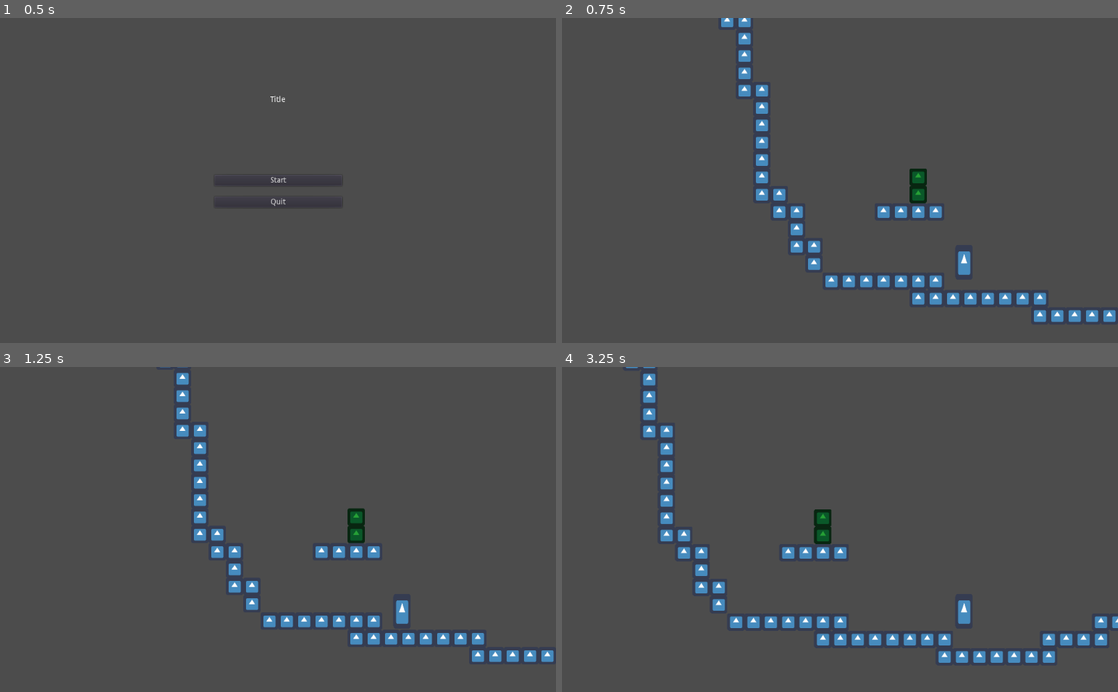
Above: before the commit, frames 1-4 (two rows, left to right).
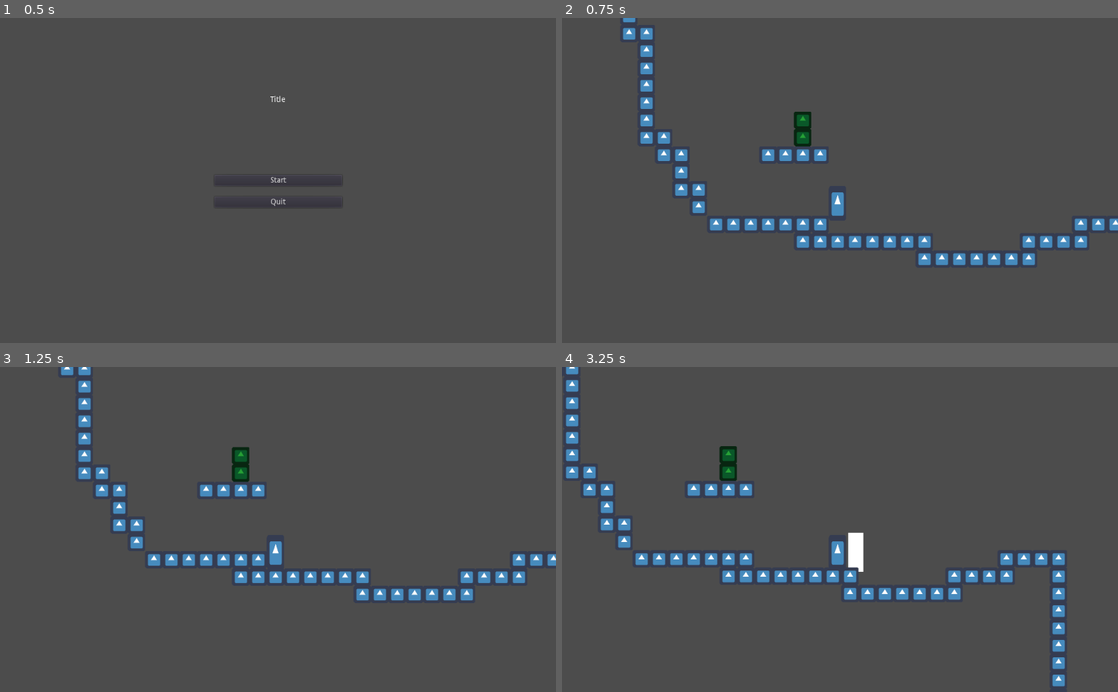
Above: after the commit, the same moments.

Repository: JacobMundy/06-Final-Project
Game: Godot game, scene res://Main Menu.tscn .tscn
Two runs of this game, one before a commit and one after it. Both use one fixed random seed, a clock stepped at 60 frames per second and the inputs below. The engine's default icon, where the game draws it, is replaced by a stand-in: a white triangle on a blue panel in a dark square.
Inputs:
- Up to frame 1 (0.5 s): no input
- Up to frame 2 (0.75 s): click "Start" at 0.5 s
- Up to frame 3 (1.25 s): no input
- Up to frame 4 (3.25 s): tap Enter at 1.25 s; hold W (Jump) 1.28-2.03 s; hold D (Right) 1.28-2.78 s; tap J (Attack, bound only after the commit) at 1.35, 2.3, 2.85 s; tap W (Jump) at 2.1, 2.27, 2.57 s; hold A (Left) from 2.78 s (still down); hold W (Jump) from 2.78 s (still down)

Frame 1 is identical in both runs. In frame 2, 8.6% of the frame differs, in the area x 10-100%, y 0-94%; in frame 3, 8.4%; in frame 4, 10%, in the area x 0-100%, y 0-99%.

Commit message:
Working attack

Diff:
--- a/Game/Levels/Level_1.tscn
+++ b/Game/Levels/Level_1.tscn
@@ -32,10 +32,10 @@
 [node name="Game" type="Node2D"]
 
 [node name="Player2" parent="." instance=ExtResource( 2 )]
-position = Vector2( 41, -82 )
+position = Vector2( 0, -100 )
 
 [node name="Camera2D" type="Camera2D" parent="Player2"]
-position = Vector2( -41, 82 )
+position = Vector2( 425, 300 )
 current = true
 zoom = Vector2( 2, 2 )
 
--- a/Game/Player/Player.gd
+++ b/Game/Player/Player.gd
@@ -5,34 +5,41 @@
 var direction = 1
 
 var max_move = 4
-
+var max_attack = 3
 var current_state = "idle"
 
-var idle
-var running
 var jump_force = 20
 var max_jump = 20
-var jump = 1
-var double_jump
+var jump_num = 1
 var velocity = Vector2.ZERO
+
+var attack_num = 0
+var current_attack = 0
+var currently_attacking = false
+var attack_direction = 0
+var attack_cool = 0
 
 func _ready():
 	pass
 
-func _physics_process(delta):
+func _process(_delta):
+	if is_on_floor() == true:
+		jump_num = 0
+		velocity.y = clamp(velocity.y,-max_jump,0)
+	velocity.x = clamp(velocity.x,-max_move,max_move)
+	if touching_celling():
+		velocity.y = clamp(velocity.y, 0, jump_force)
+	if touching_wall():
+		if touching_wall_left():
+			velocity.x = clamp(velocity.x,0,max_move)
+		if touching_wall_right():
+			velocity.x = clamp(velocity.x,-max_move,0)
 	position.x += velocity.x
-	position.y += clamp(velocity.y,-max_jump,max_jump)
-	var down = is_on_floor()
-	var wall = touching_wall()
-	if wall == true:
-		velocity.x = 0
-	if down == false:
+	position.y += clamp(velocity.y,-max_jump/2,max_jump)
+
+func _physics_process(_delta):
+	if is_on_floor() == false:
 		velocity.y += gravity
-	if down == true:
-		jump = 0
-		velocity.y = 0
-	velocity.x = clamp(velocity.x,-max_move,max_move)
-
 
 	if Input.is_action_pressed("Left") and Input.is_action_pressed("Right"):
 		idle()
@@ -45,20 +52,59 @@
 		direction = -1
 		running()
 
-	if Input.is_action_pressed("Jump"):
-		if jump == 0:
+	if Input.is_action_just_pressed("Jump"):
+		if jump_num == 0:
 			jump()
 
 	if Input.is_action_just_pressed("Jump") and not is_on_floor():
-		if jump == 1:
+		if jump_num == 1:
 			velocity.y -= jump_force + velocity.y
-			jump = 2
+			jump_num = 2
 
 	if not Input.is_action_pressed("Left") and not Input.is_action_pressed("Right"):
 		velocity.x = 0
 
-	if touching_celling():
-		velocity.y = clamp(velocity.y, 0, jump_force)
+	if Input.is_action_just_pressed("Attack"):
+		if max_attack >= attack_num and attack_cool == 0:
+			attack_num += 1
+			Attack()
+
+
+
+func Attack():
+	if direction == 1 and currently_attacking == false and attack_direction != -1:
+		$AttackRight.monitoring = true
+		$AttackRight.visible = true
+		$AttackTimer1.start()
+		currently_attacking = true
+		current_attack += 1
+		attack_direction = 1
+
+
+	if direction == -1 and currently_attacking == false  and attack_direction != 1:
+		$AttackLeft.monitoring = true
+		$AttackLeft.visible = true
+		$AttackTimer1.start()
+		currently_attacking = true
+		current_attack += 1
+		attack_direction = -1
+
+
+func _on_AttackTimer1_timeout():
+	if attack_num == current_attack:
+		$AttackRight.monitoring = false
+		$AttackRight.visible = false
+		$AttackLeft.monitoring = false
+		$AttackLeft.visible = false
+		current_attack = 0
+		attack_num = 0
+		currently_attacking = false
+		attack_direction = 0
+		attack_cool = 1
+		$AttackCool.start()
+	else:
+		currently_attacking = false
+		Attack()
 
 func is_on_floor():
 	var fl = $Floor.get_children()
@@ -108,9 +154,12 @@
 
 func jump():
 	print("yes")
-	if jump == 0:
+	if jump_num == 0:
 		velocity.y -= jump_force
-		jump = 1
+		jump_num = 1
 
 func die():
 	queue_free()
+
+func _on_AttackCool_timeout():
+	attack_cool = 0
--- a/Game/Player/Player.tscn
+++ b/Game/Player/Player.tscn
@@ -21,21 +21,21 @@
 
 [node name="Left" type="RayCast2D" parent="Floor"]
 position = Vector2( 392, 408 )
-scale = Vector2( 3, 1 )
+scale = Vector2( 3, 0.850874 )
 enabled = true
 cast_to = Vector2( 0, 56 )
 
 [node name="Right" type="RayCast2D" parent="Floor"]
 position = Vector2( 440, 408 )
-scale = Vector2( 3, 1 )
+scale = Vector2( 3, 0.847585 )
 enabled = true
 cast_to = Vector2( 0, 56 )
 
 [node name="Center" type="RayCast2D" parent="Floor"]
 position = Vector2( 416, 408 )
-scale = Vector2( 3, 1 )
+scale = Vector2( 3, 1.15104 )
 enabled = true
-cast_to = Vector2( 0, 56 )
+cast_to = Vector2( 0, 41.7015 )
 
 [node name="Celling" type="Node2D" parent="."]
 
@@ -44,21 +44,21 @@
 rotation = 3.14159
 scale = Vector2( 3, 1 )
 enabled = true
-cast_to = Vector2( 0, 56 )
+cast_to = Vector2( 0, 46 )
 
 [node name="Right" type="RayCast2D" parent="Celling"]
 position = Vector2( 440, 358 )
 rotation = 3.14159
 scale = Vector2( 3, 1 )
 enabled = true
-cast_to = Vector2( 0, 56 )
+cast_to = Vector2( 0, 46 )
 
 [node name="Center" type="RayCast2D" parent="Celling"]
 position = Vector2( 416, 358 )
 rotation = 3.14159
 scale = Vector2( 3, 1 )
 enabled = true
-cast_to = Vector2( 0, 56 )
+cast_to = Vector2( 0, 46 )
 
 [node name="Wall" type="Node2D" parent="."]
 position = Vector2( 216, 232 )
@@ -69,19 +69,19 @@
 position = Vector2( 184, 112 )
 scale = Vector2( 1, 10 )
 enabled = true
-cast_to = Vector2( -32, 0 )
+cast_to = Vector2( -24, 0 )
 
 [node name="Center" type="RayCast2D" parent="Wall/Left"]
 position = Vector2( 184, 152 )
 scale = Vector2( 1, 10 )
 enabled = true
-cast_to = Vector2( -32, 0 )
+cast_to = Vector2( -24, 0 )
 
 [node name="Bottom" type="RayCast2D" parent="Wall/Left"]
 position = Vector2( 184, 184 )
 scale = Vector2( 1, 10 )
 enabled = true
-cast_to = Vector2( -32, 0 )
+cast_to = Vector2( -24, 0 )
 
 [node name="Right" type="Node2D" parent="Wall"]
 position = Vector2( 400, 296 )
@@ -91,16 +91,54 @@
 position = Vector2( 184, 112 )
 scale = Vector2( 1, 10 )
 enabled = true
-cast_to = Vector2( -32, 0 )
+cast_to = Vector2( -24.0003, 4.19617e-05 )
 
 [node name="Center" type="RayCast2D" parent="Wall/Right"]
 position = Vector2( 184, 152 )
 scale = Vector2( 1, 10 )
 enabled = true
-cast_to = Vector2( -32, 0 )
+cast_to = Vector2( -24.0004, 4.19617e-05 )
 
 [node name="Bottom" type="RayCast2D" parent="Wall/Right"]
 position = Vector2( 184, 184 )
 scale = Vector2( 1, 10 )
 enabled = true
-cast_to = Vector2( -32, 0 )
+cast_to = Vector2( -24.0005, 4.57764e-05 )
+
+[node name="AttackRight" type="Area2D" parent="."]
+visible = false
+monitoring = false
+
+[node name="ColorRect" type="ColorRect" parent="AttackRight"]
+margin_left = 456.0
+margin_top = 312.0
+margin_right = 512.0
+margin_bottom = 456.0
+
+[node name="CollisionPolygon2D" type="CollisionPolygon2D" parent="AttackRight"]
+build_mode = 1
+polygon = PoolVector2Array( 448, 304, 480, 304, 512, 368, 504, 432, 456, 464, 440, 464, 472, 392, 472, 336 )
+
+[node name="AttackLeft" type="Area2D" parent="."]
+visible = false
+rotation = 3.14159
+monitoring = false
+
+[node name="ColorRect" type="ColorRect" parent="AttackLeft"]
+margin_left = -373.6
+margin_top = -453.6
+margin_right = -317.6
+margin_bottom = -309.6
+
+[node name="CollisionPolygon2D" type="CollisionPolygon2D" parent="AttackLeft"]
+position = Vector2( -829.6, -765.6 )
+build_mode = 1
+polygon = PoolVector2Array( 448, 312, 480, 312, 512, 368, 504, 432, 485.6, 461.6, 453.6, 461.6, 472, 392, 472, 336 )
+
+[node name="AttackTimer1" type="Timer" parent="."]
+one_shot = true
+
+[node name="AttackCool" type="Timer" parent="."]
+
+[connection signal="timeout" from="AttackTimer1" to="." method="_on_AttackTimer1_timeout"]
+[connection signal="timeout" from="AttackCool" to="." method="_on_AttackCool_timeout"]
--- a/Game/project.godot
+++ b/Game/project.godot
@@ -35,6 +35,11 @@
 "events": [ Object(InputEventKey,"resource_local_to_scene":false,"resource_name":"","device":0,"alt":false,"shift":false,"control":false,"meta":false,"command":false,"pressed":false,"scancode":0,"physical_scancode":87,"unicode":0,"echo":false,"script":null)
  ]
 }
+Attack={
+"deadzone": 0.5,
+"events": [ Object(InputEventKey,"resource_local_to_scene":false,"resource_name":"","device":0,"alt":false,"shift":false,"control":false,"meta":false,"command":false,"pressed":false,"scancode":0,"physical_scancode":74,"unicode":0,"echo":false,"script":null)
+ ]
+}
 
 [physics]
 
